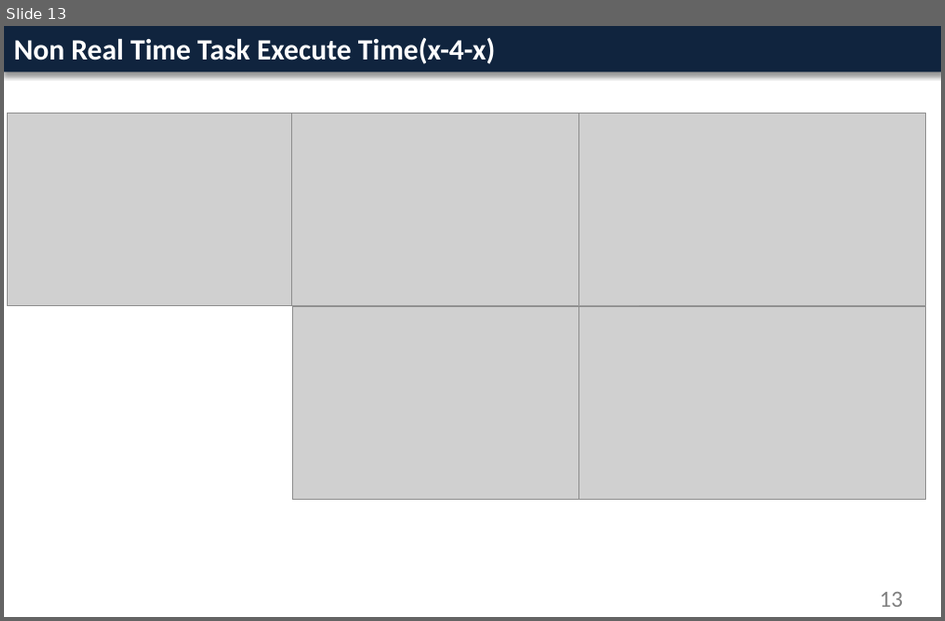
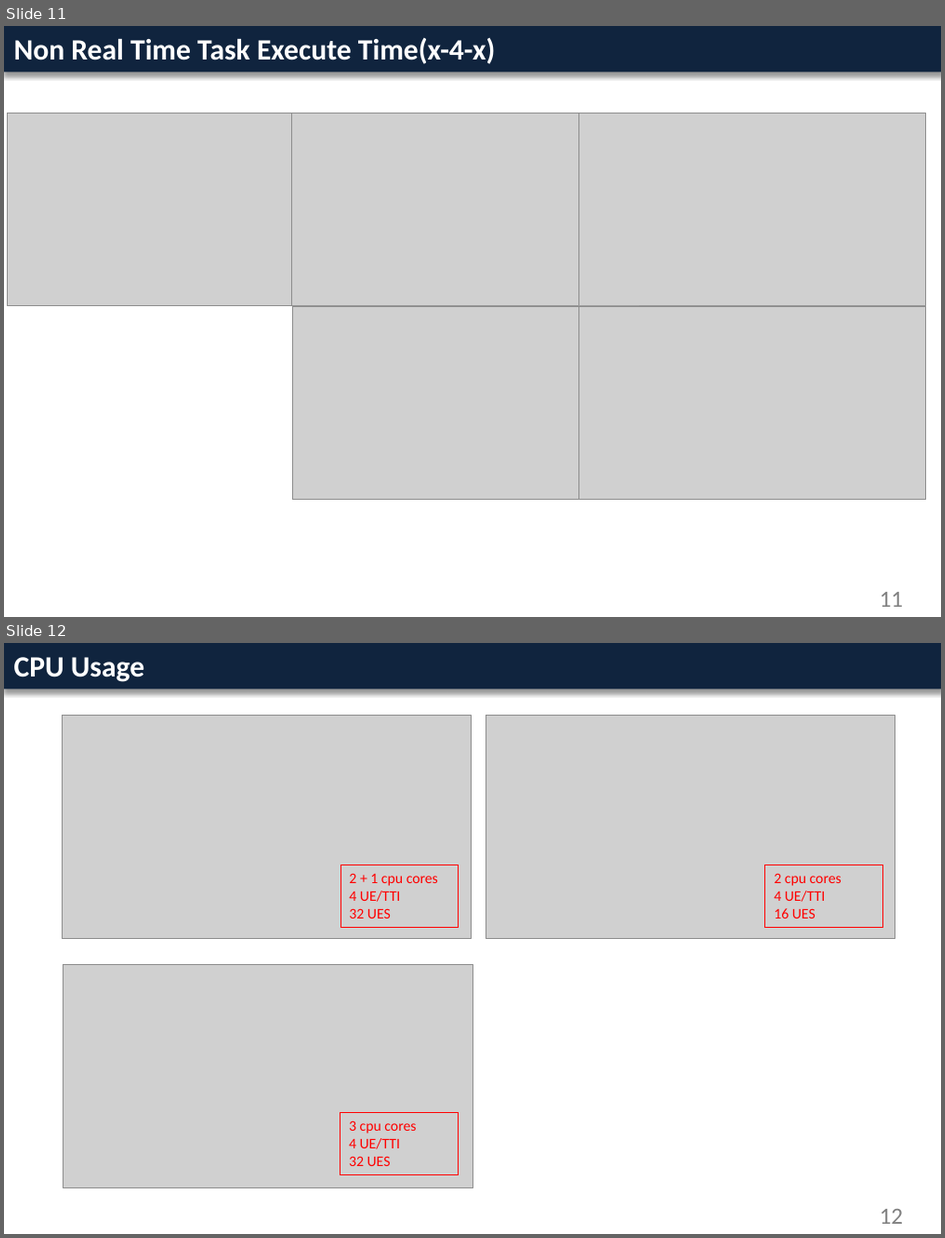
Before and after one commit to appletime81/CPU_Profile_Analysis, a slide deck: Weekly_Report_wk11_Frank.pptx. Shown one above the other, each under a label of ours: slide 13 before the commit, slides 11 and 12 after it. The pictures are 945x621 and 945x1238 pixels, drawn with LibreOffice and Linux fonts; fonts in the diff are those of the drawing; grey boxes stand for pictures; background and template pictures are left out. Boxes give left, top, right and bottom in pixels: in the first picture for what was removed or moved away, otherwise in the second. Text is boxed around its words. In the diff, an @@ line names an element or a change of style, - is before the commit and + after.

```diff
--- a/Weekly_Report_wk11_Frank.pptx
+++ b/Weekly_Report_wk11_Frank.pptx
@@ slide 12 added at box(4, 643, 941, 1234), background #FFFFFF; not listed: 1 template element that a slide beside it also shows @@
@@ title added at box(14, 657, 144, 682), 24 pt, text #FFFFFF, bold @@
+CPU Usage
@@ picture added at box(62, 716, 472, 939) @@
@@ picture added at box(487, 716, 897, 939) @@
@@ rectangle added at box(341, 864, 459, 927), outline #FF0000 0.75 pt, 12 pt, text #FF0000 @@
+2 + 1 cpu cores
+4 UE/TTI
+32 UES
@@ rectangle added at box(766, 864, 884, 927), outline #FF0000 0.75 pt, 12 pt, text #FF0000 @@
+2 cpu cores
+4 UE/TTI
+16 UES
@@ picture added at box(64, 965, 473, 1188) @@
@@ rectangle added at box(341, 1112, 459, 1175), outline #FF0000 0.75 pt, 12 pt, text #FF0000 @@
+3 cpu cores
+4 UE/TTI
+32 UES
@@ page number added at box(880, 1208, 903, 1223), 19 pt, text #808080 @@
+12
@@ what was slide 13 is now slide 11 @@
@@ page number at box(880, 591, 903, 606): text changed @@
-13
+11
```
Also in this commit, not shown: 2 slides changed, 2 slides removed.
